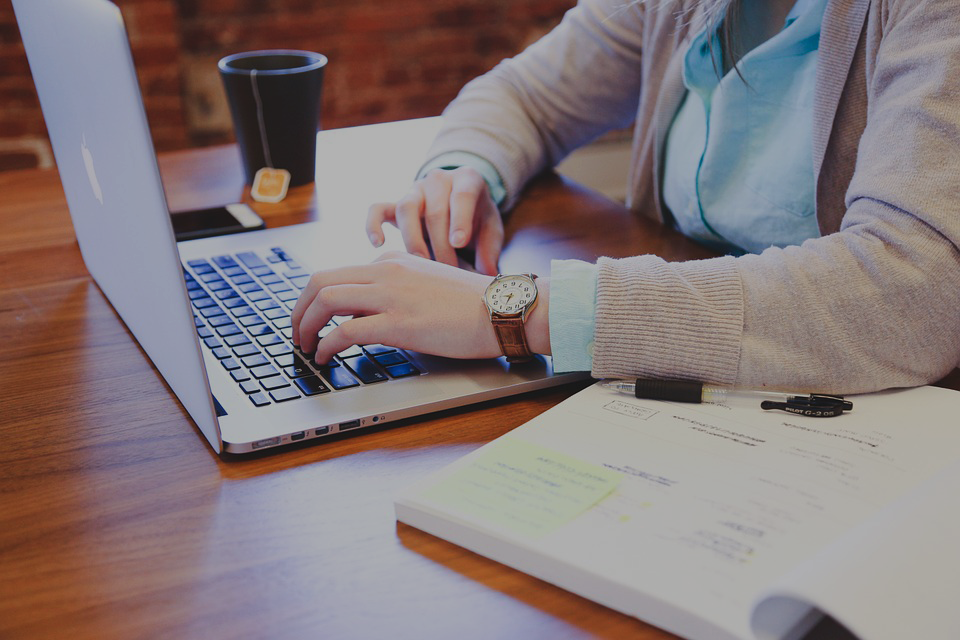
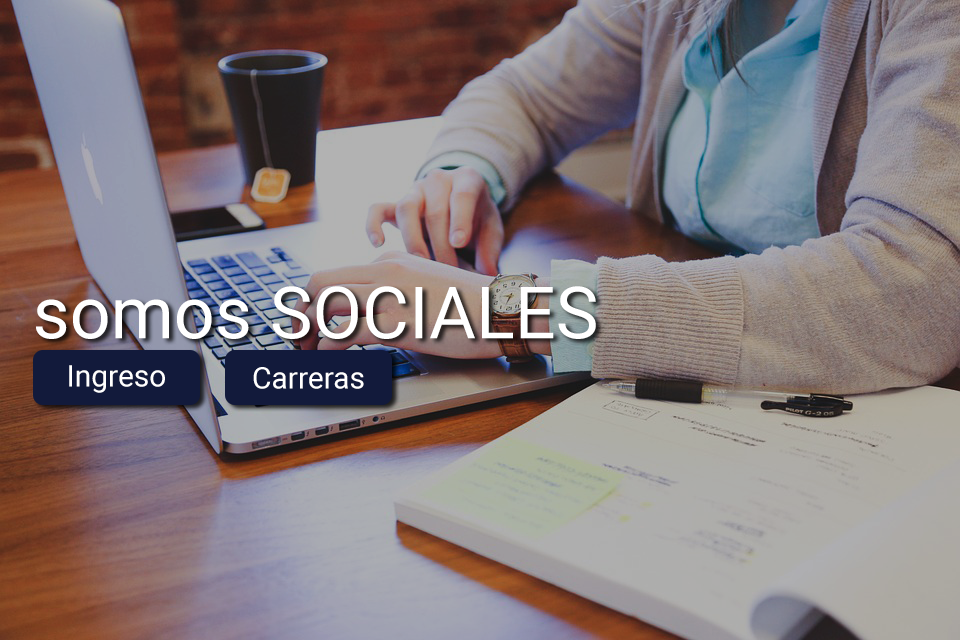
Layers edited between the first and the second 960×640 image:
added layer "Ingreso" above "Carreras" over [69, 365, 165, 393]
added layer "Carreras" above "Rectángulo redondeado 2 copia" over [253, 367, 364, 389]
added layer "Rectángulo redondeado 2 copia" above "Rectángulo redondeado 2" over [225, 350, 392, 405]
added layer "Rectángulo redondeado 2" above "somos SOCIALES" over [33, 350, 200, 405]
added layer "somos SOCIALES" (1st of 2) above "somos SOCIALES" over [36, 286, 596, 339]
